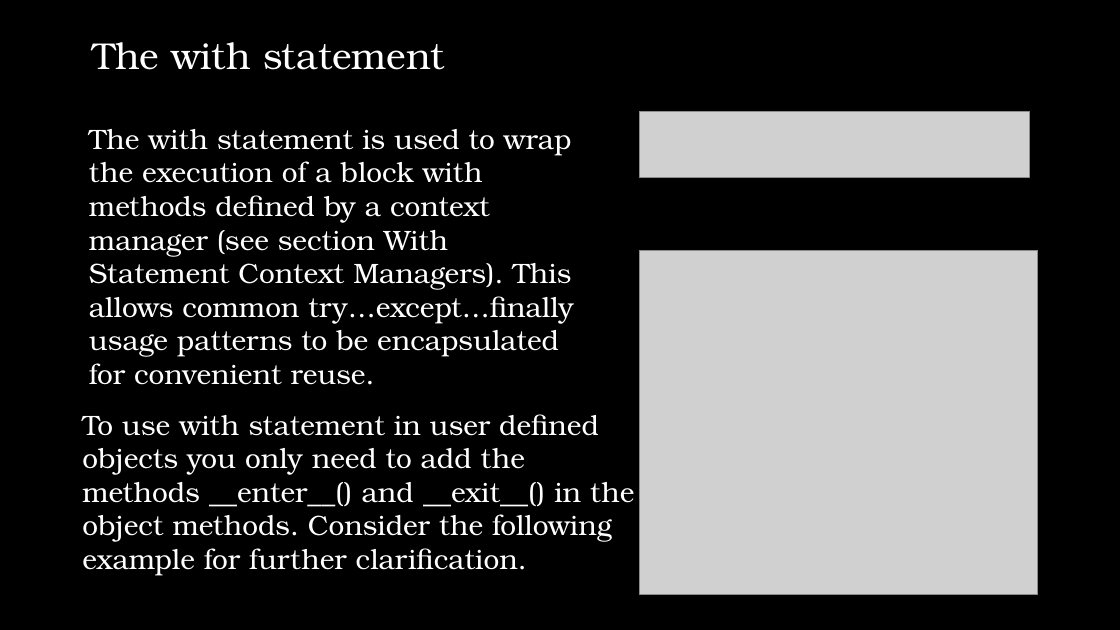
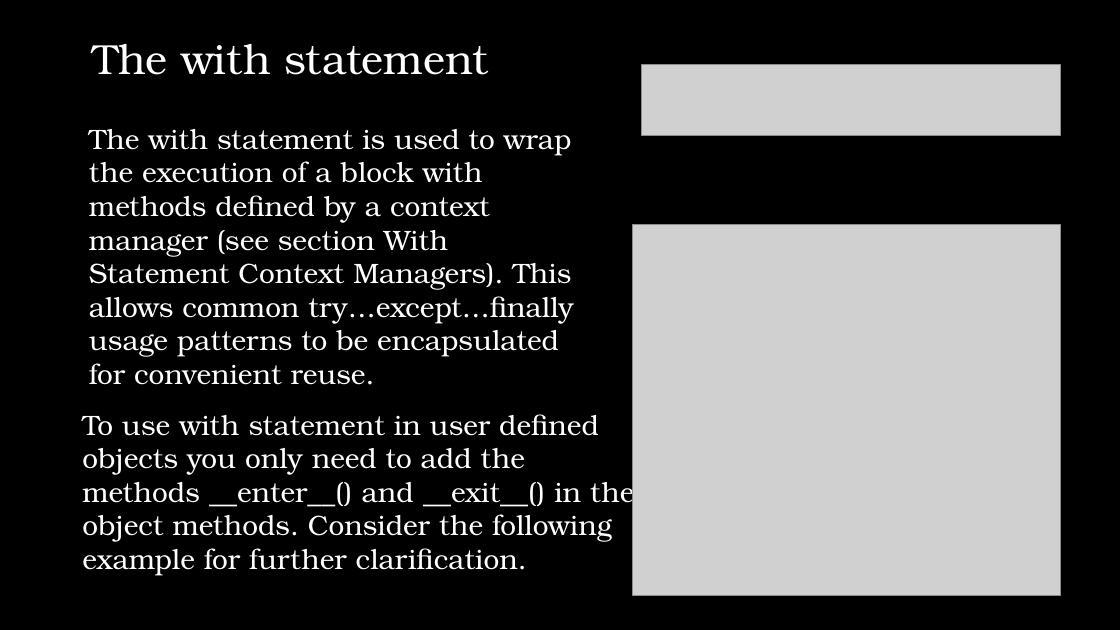
Before and after one commit to IlanSimchon/OOP_2023_Ariel, a slide deck: slide 18 of TA 6/advanced python.pptx. Drawn at 1120x630 pixels with LibreOffice and Linux fonts; fonts in the diff are those of the drawing; grey boxes stand for pictures; background and template pictures are left out. Boxes give left, top, right and bottom in pixels: in the first picture for what was removed or moved away, otherwise in the second. Text is boxed around its words. In the diff, an @@ line names an element or a change of style, - is before the commit and + after.

```diff
--- a/TA 6/advanced python.pptx
+++ b/TA 6/advanced python.pptx
@@ text "The with statement" at (x1=92, y1=44, x2=488, y2=75): size 32 to 36 pt @@
@@ picture resized from (x1=640, y1=112, x2=1029, y2=177) to (x1=641, y1=65, x2=1061, y2=135) @@
@@ picture resized from (x1=640, y1=250, x2=1038, y2=595) to (x1=633, y1=224, x2=1061, y2=596) @@
```
Also in this commit, not shown: 25 other slides changed, 3 slides added, 4 slides removed.
